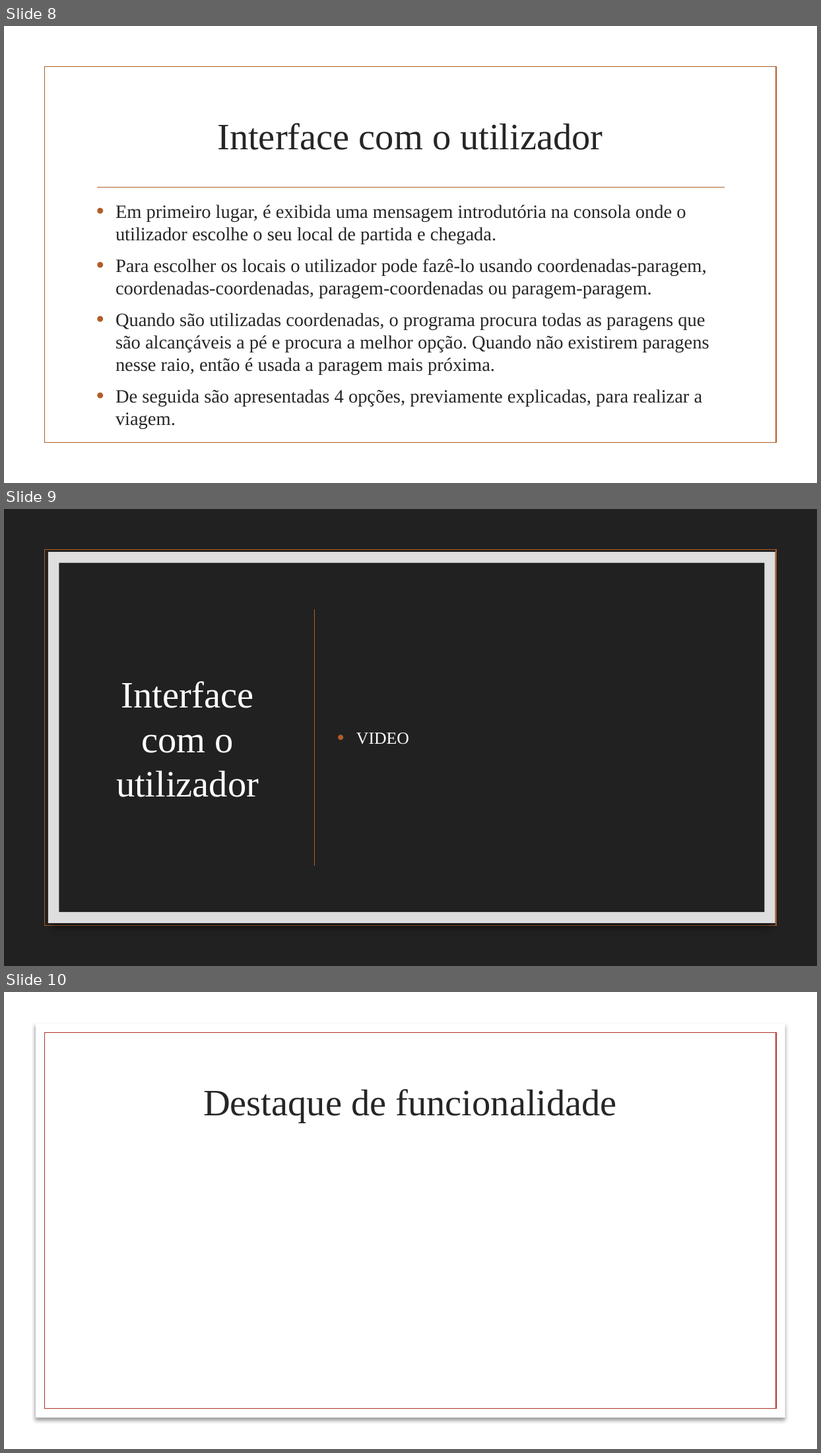
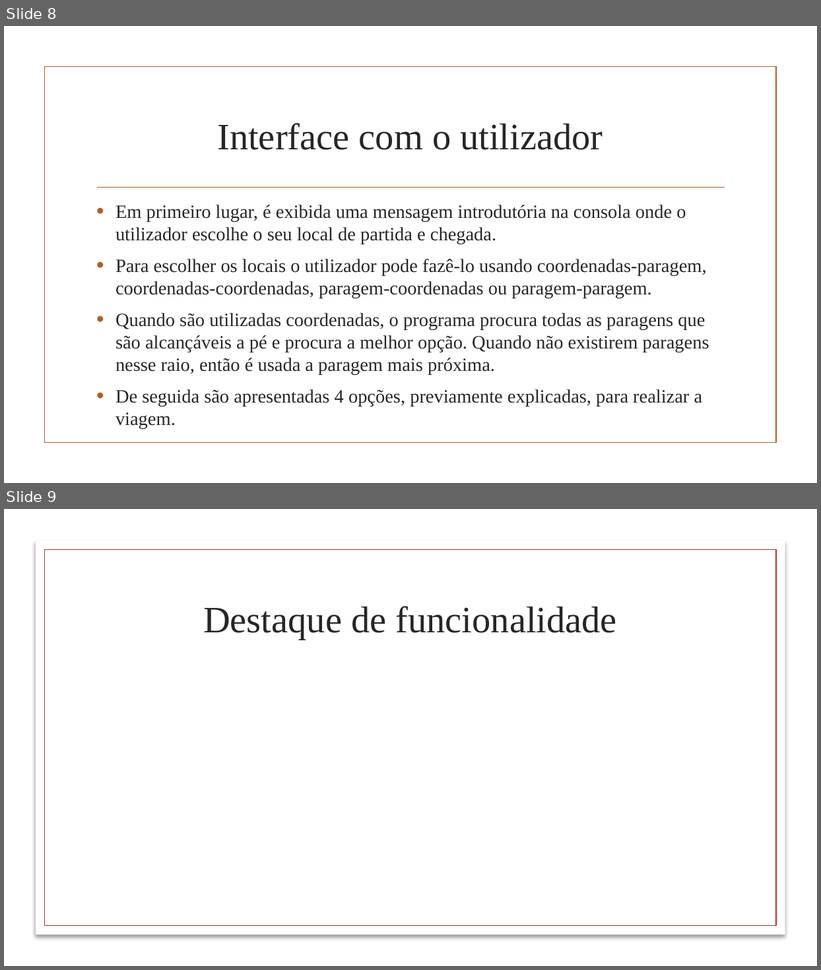
Before and after one commit to afs202005277/STCP-Pathfinder, a slide deck: Projeto2AED.pptx. Shown one above the other, each under a label of ours: slides 8, 9 and 10 before the commit, slides 8 and 9 after it. The pictures are 821x1453 and 821x970 pixels, drawn with LibreOffice and Linux fonts; fonts in the diff are those of the drawing; background and template pictures are left out. Boxes give left, top, right and bottom in pixels: in the first picture for what was removed or moved away, otherwise in the second. Text is boxed around its words. In the diff, an @@ line names an element or a change of style, - is before the commit and + after.

```diff
--- a/Projeto2AED.pptx
+++ b/Projeto2AED.pptx
@@ slide 9 removed at [4,509,817,966], background picture (left out); not listed: 1 template element that a slide beside it also shows @@
@@ rectangle removed at [48,552,776,923] @@
@@ rectangle removed at [59,563,765,913] @@
@@ line removed from (314, 609) to (314, 866) @@
@@ title removed at [116,681,259,797] @@
-Interface com o utilizador
@@ text removed at [356,733,409,745] @@
-• VIDEO
@@ what was slide 10 is now slide 9 @@
```
Also in this commit, not shown: 3 slides changed, 1 other file.
